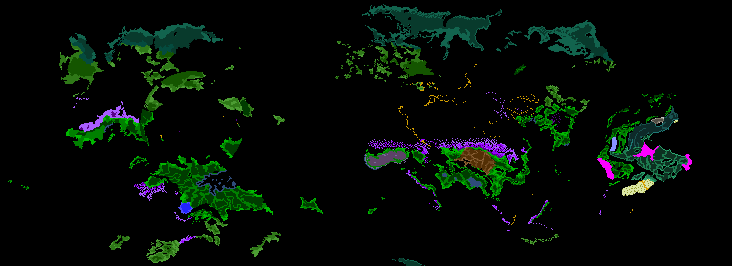
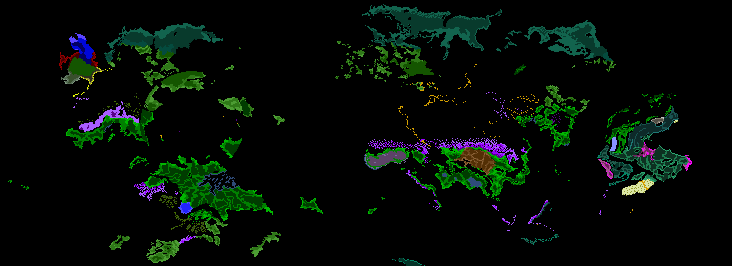
Layers edited between the first and the second 732x266 image:
removed layer "2" over [597, 144, 692, 185]
removed layer "22" over [548, 144, 659, 211]
painted on "trees.bmp" over [59, 33, 692, 266]
